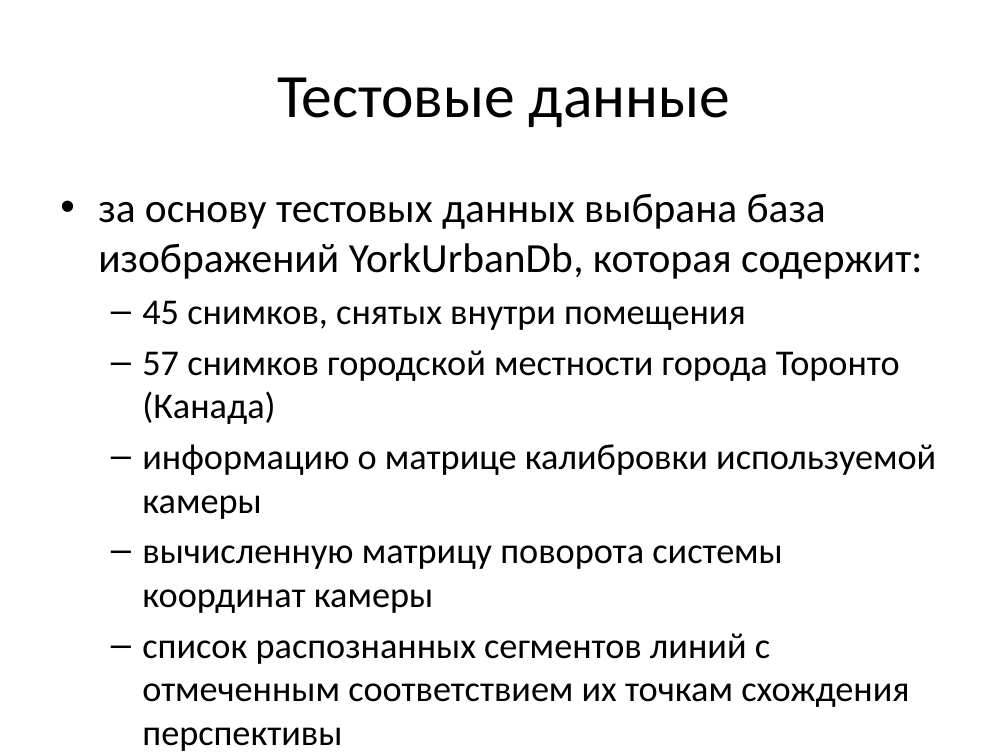
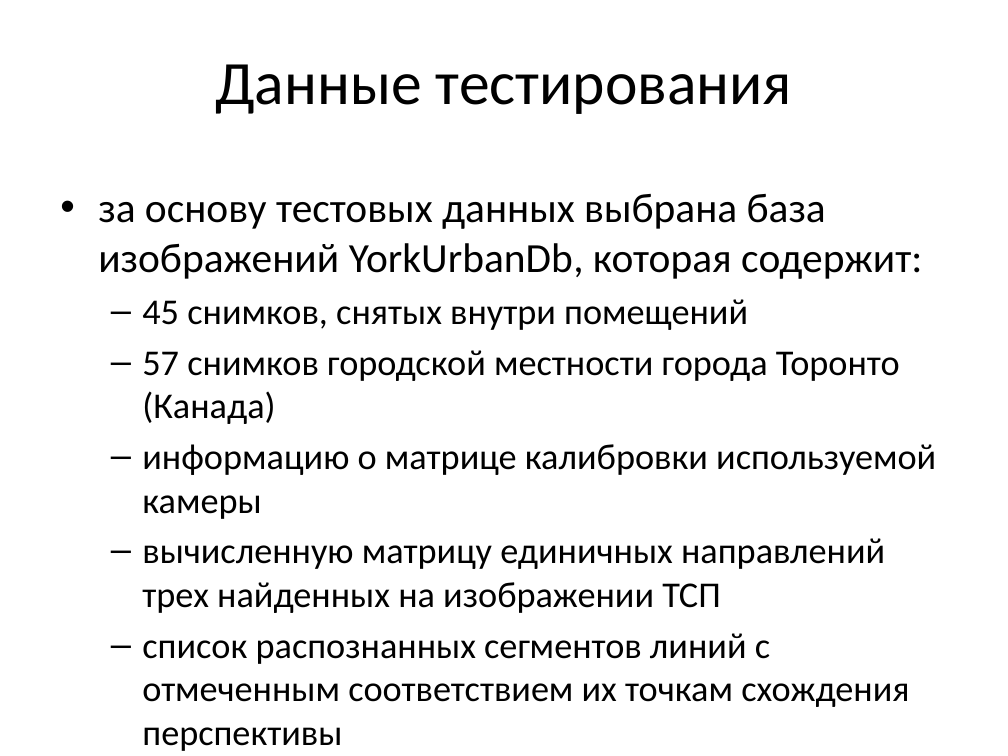
Before and after one commit to pkuderov/gyrocam, a slide deck: slide 12 of presentation.pptx (slide 15 before the commit). Drawn at 1008x756 pixels with LibreOffice and Linux fonts; fonts in the diff are those of the drawing. Boxes give left, top, right and bottom in pixels: in the first picture for what was removed or moved away, otherwise in the second. Text is boxed around its words. In the diff, an @@ line names an element or a change of style, - is before the commit and + after.

```diff
--- a/presentation.pptx
+++ b/presentation.pptx
@@ title at (x1=215, y1=64, x2=792, y2=114): text changed @@
-Тестовые данные
+Данные тестирования
@@ text at (x1=142, y1=299, x2=748, y2=330): text changed @@
-  – 45 снимков, снятых внутри помещения
+  – 45 снимков, снятых внутри помещений
@@ text at (x1=142, y1=538, x2=885, y2=613): text changed @@
-  – вычисленную матрицу поворота системы координат камеры
+  – вычисленную матрицу единичных направлений трех найденных на изображении ТСП
```
Also in this commit, not shown: 7 other slides changed, 5 slides added, 5 slides removed, 3 other files.
